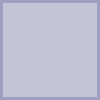
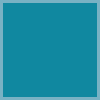
The second (100, 100) image is a revision of the first. Changes to its layers:
painted on "Paint Layer 1" over 0, 0, 100, 100
